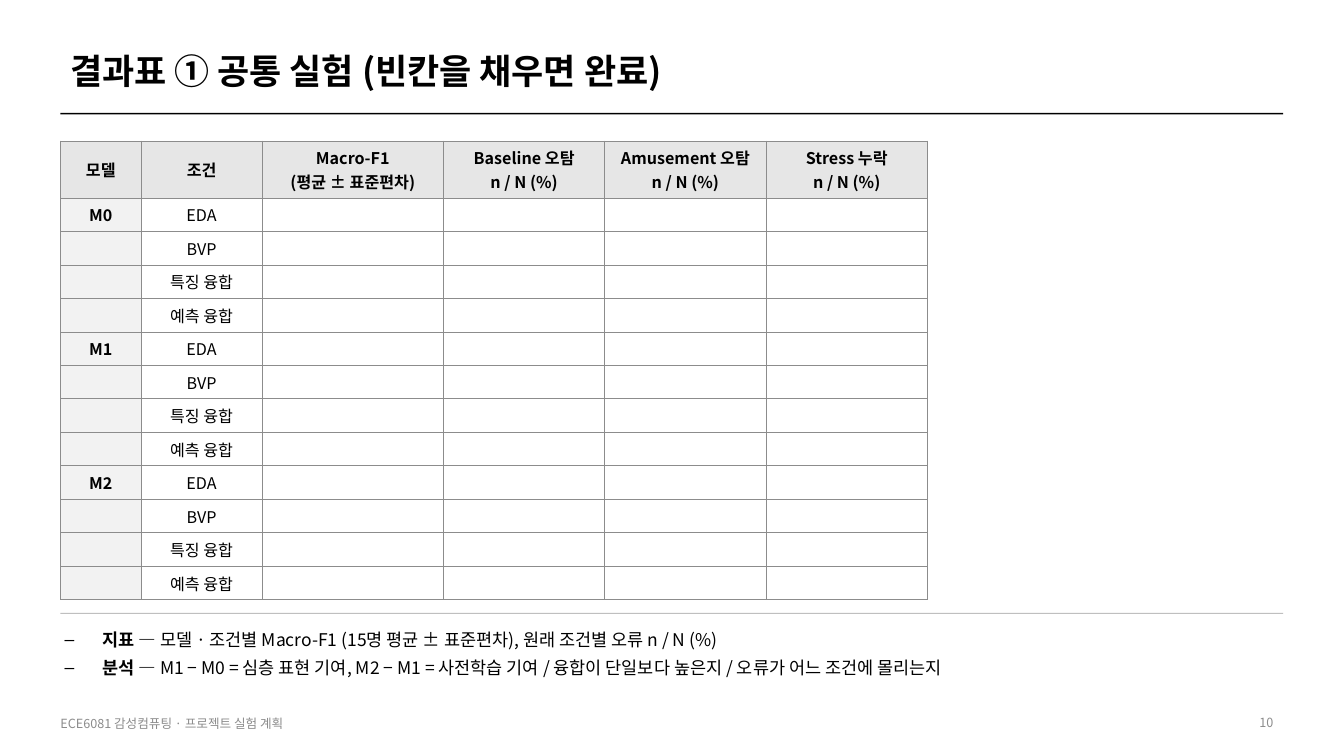
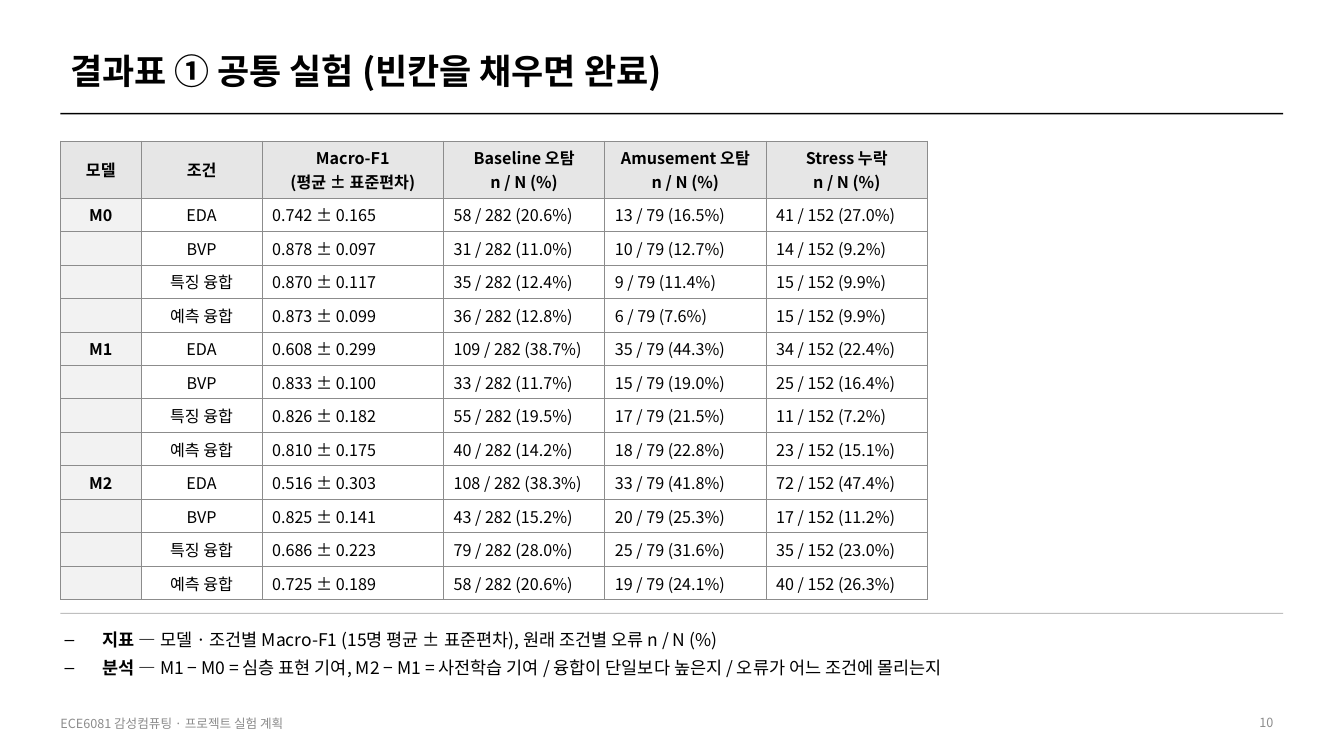
Before and after one commit to HuiJongJung/ece6081-affective-computing, a slide deck: slide 10 of docs/experiment_plan.pptx. Drawn at 1344x756 pixels with LibreOffice and Linux fonts; fonts in the diff are those of the drawing. Boxes give left, top, right and bottom in pixels: in the first picture for what was removed or moved away, otherwise in the second. Text is boxed around its words. In the diff, an @@ line names an element or a change of style, - is before the commit and + after.

```diff
--- a/docs/experiment_plan.pptx
+++ b/docs/experiment_plan.pptx
@@ table at [60, 141, 928, 597] @@
-row 2: M0 | EDA |  |  |  | 
+row 2: M0 | EDA | 0.742 ± 0.165 | 58 / 282 (20.6%) | 13 / 79 (16.5%) | 41 / 152 (27.0%)
-row 3:  | BVP |  |  |  | 
+row 3:  | BVP | 0.878 ± 0.097 | 31 / 282 (11.0%) | 10 / 79 (12.7%) | 14 / 152 (9.2%)
-row 4:  | 특징 융합 |  |  |  | 
+row 4:  | 특징 융합 | 0.870 ± 0.117 | 35 / 282 (12.4%) | 9 / 79 (11.4%) | 15 / 152 (9.9%)
-row 5:  | 예측 융합 |  |  |  | 
+row 5:  | 예측 융합 | 0.873 ± 0.099 | 36 / 282 (12.8%) | 6 / 79 (7.6%) | 15 / 152 (9.9%)
-row 6: M1 | EDA |  |  |  | 
+row 6: M1 | EDA | 0.608 ± 0.299 | 109 / 282 (38.7%) | 35 / 79 (44.3%) | 34 / 152 (22.4%)
-row 7:  | BVP |  |  |  | 
+row 7:  | BVP | 0.833 ± 0.100 | 33 / 282 (11.7%) | 15 / 79 (19.0%) | 25 / 152 (16.4%)
-row 8:  | 특징 융합 |  |  |  | 
+row 8:  | 특징 융합 | 0.826 ± 0.182 | 55 / 282 (19.5%) | 17 / 79 (21.5%) | 11 / 152 (7.2%)
-row 9:  | 예측 융합 |  |  |  | 
+row 9:  | 예측 융합 | 0.810 ± 0.175 | 40 / 282 (14.2%) | 18 / 79 (22.8%) | 23 / 152 (15.1%)
-row 10: M2 | EDA |  |  |  | 
+row 10: M2 | EDA | 0.516 ± 0.303 | 108 / 282 (38.3%) | 33 / 79 (41.8%) | 72 / 152 (47.4%)
-row 11:  | BVP |  |  |  | 
+row 11:  | BVP | 0.825 ± 0.141 | 43 / 282 (15.2%) | 20 / 79 (25.3%) | 17 / 152 (11.2%)
-row 12:  | 특징 융합 |  |  |  | 
+row 12:  | 특징 융합 | 0.686 ± 0.223 | 79 / 282 (28.0%) | 25 / 79 (31.6%) | 35 / 152 (23.0%)
-row 13:  | 예측 융합 |  |  |  | 
+row 13:  | 예측 융합 | 0.725 ± 0.189 | 58 / 282 (20.6%) | 19 / 79 (24.1%) | 40 / 152 (26.3%)
```
Also in this commit, not shown: 4 other slides changed, 28 other files.
